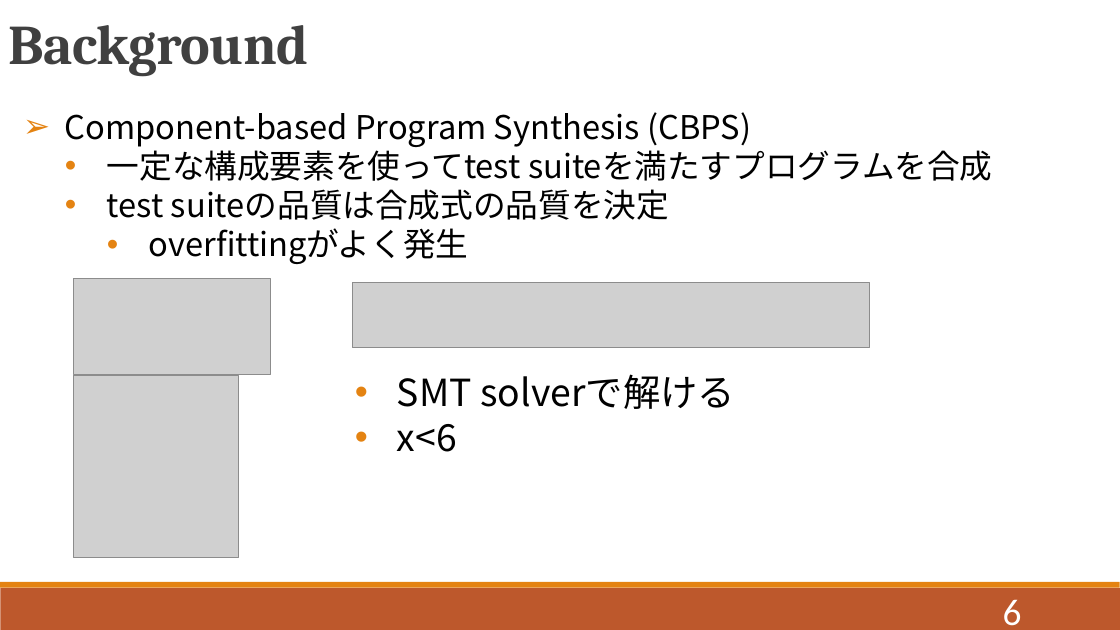
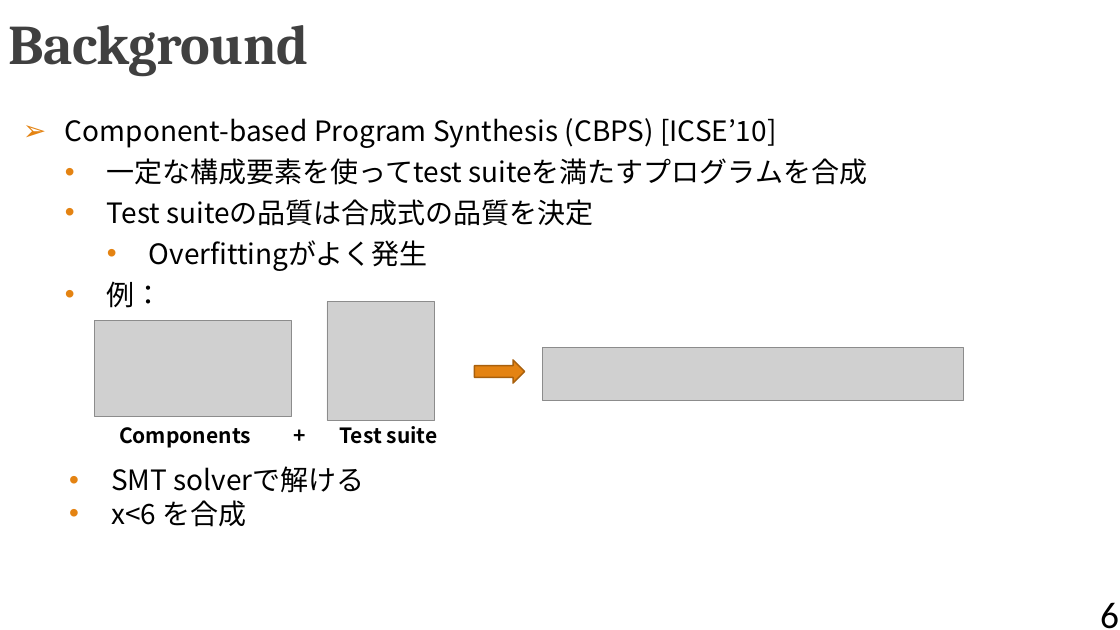
Before and after one commit to QIANZECHANG/MyResearch, a slide deck: slide 6 of 修論/修論発表.pptx. Drawn at 1120x630 pixels with LibreOffice and Linux fonts; fonts in the diff are those of the drawing; grey boxes stand for pictures. Boxes give left, top, right and bottom in pixels: in the first picture for what was removed or moved away, otherwise in the second. Text is boxed around its words. In the diff, an @@ line names an element or a change of style, - is before the commit and + after.

```diff
--- a/修論/修論発表.pptx
+++ b/修論/修論発表.pptx
@@ text at <box>65,118,776,148</box>: text changed; size 28 to 24 pt @@
-➢ Component-based Program Synthesis (CBPS)
+➢ Component-based Program Synthesis (CBPS) [ICSE’10]
@@ text at <box>107,158,867,185</box>: size 28 to 24 pt in "一定な構成要素を使ってtest suiteを満たすプログラムを合成"; line spacing 1 to 35pt @@
@@ text at <box>107,199,593,308</box>: text changed; size 28 to 24 pt @@
-  • test suiteの品質は合成式の品質を決定
-    • overfittingがよく発生
+  • Test suiteの品質は合成式の品質を決定
+    • Overfittingがよく発生
+  • 例：
@@ picture: place and size @@
-picture at <box>73,278,270,375</box>
+picture at <box>94,320,291,417</box>
@@ picture: place and size @@
-picture at <box>73,376,239,558</box>
+picture at <box>327,302,434,420</box>
@@ picture: place and size @@
-picture at <box>352,282,870,348</box>
+picture at <box>543,347,964,401</box>
@@ left arrow added at <box>475,360,525,383</box>, fill #E48312, outline #A9610D 1.25 pt @@
@@ text added at <box>119,426,438,448</box>, 18 pt, text #000000, bold @@
+  Components + Test suite
@@ text "SMT solverで解ける": place and size @@
-text "SMT solverで解ける" at <box>397,374,735,452</box>
+text "SMT solverで解ける" at <box>111,466,365,527</box>
@@ text at <box>111,466,365,493</box>: size 32 to 24 pt in "SMT solverで解ける" @@
@@ text at <box>111,500,247,527</box>: text changed; size 32 to 24 pt @@
-  • x<6
+  • x<6 を合成
@@ rectangle removed at <box>0,588,1120,630</box> @@
@@ rectangle removed at <box>0,582,1120,588</box> @@
@@ page number: place and size @@
-page number at <box>1003,599,1022,626</box>
+page number at <box>1100,602,1119,629</box>
@@ page number at <box>1100,602,1119,629</box>: text colour #FFFFFF to #000000 @@
```
Also in this commit, not shown: 33 other slides changed, 2 slides added, 3 slides removed, 14 other files.
